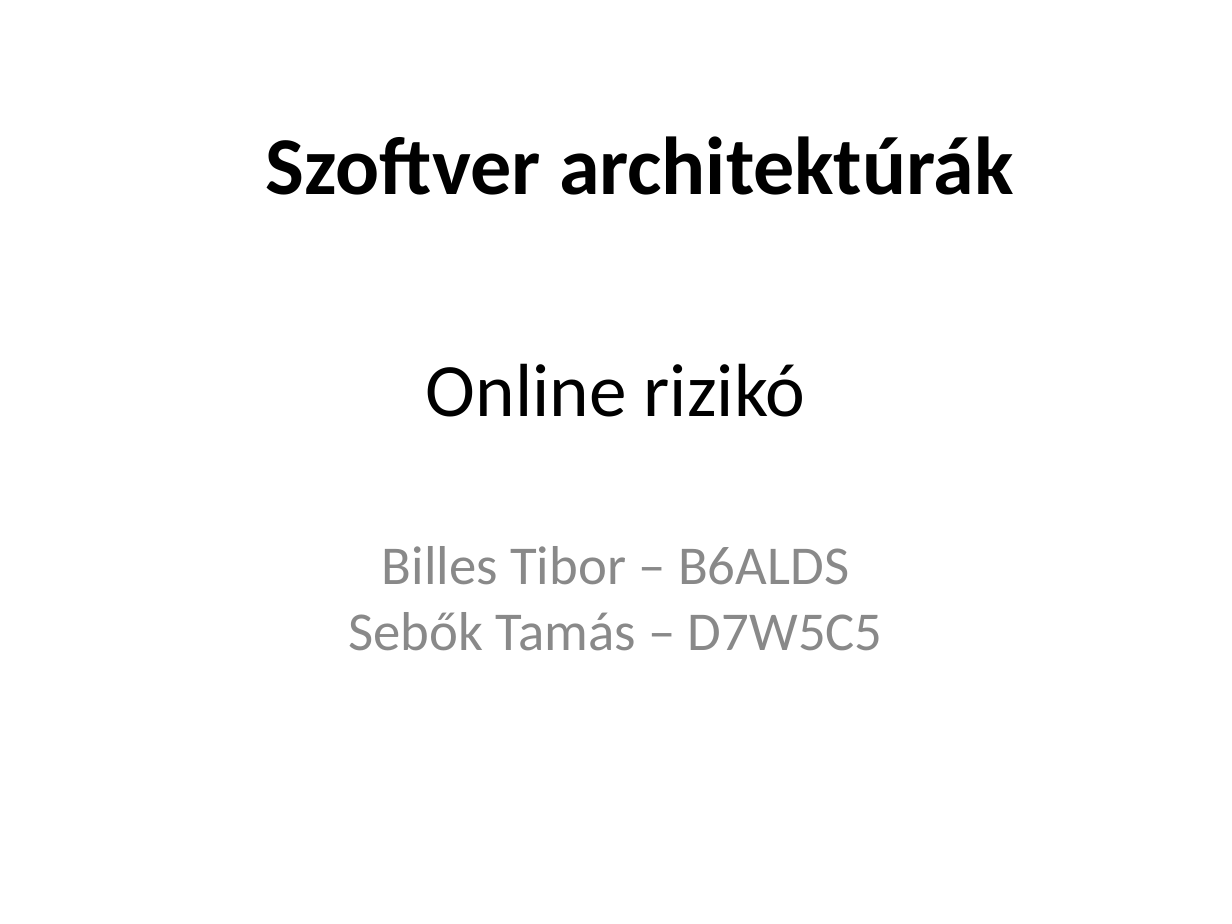
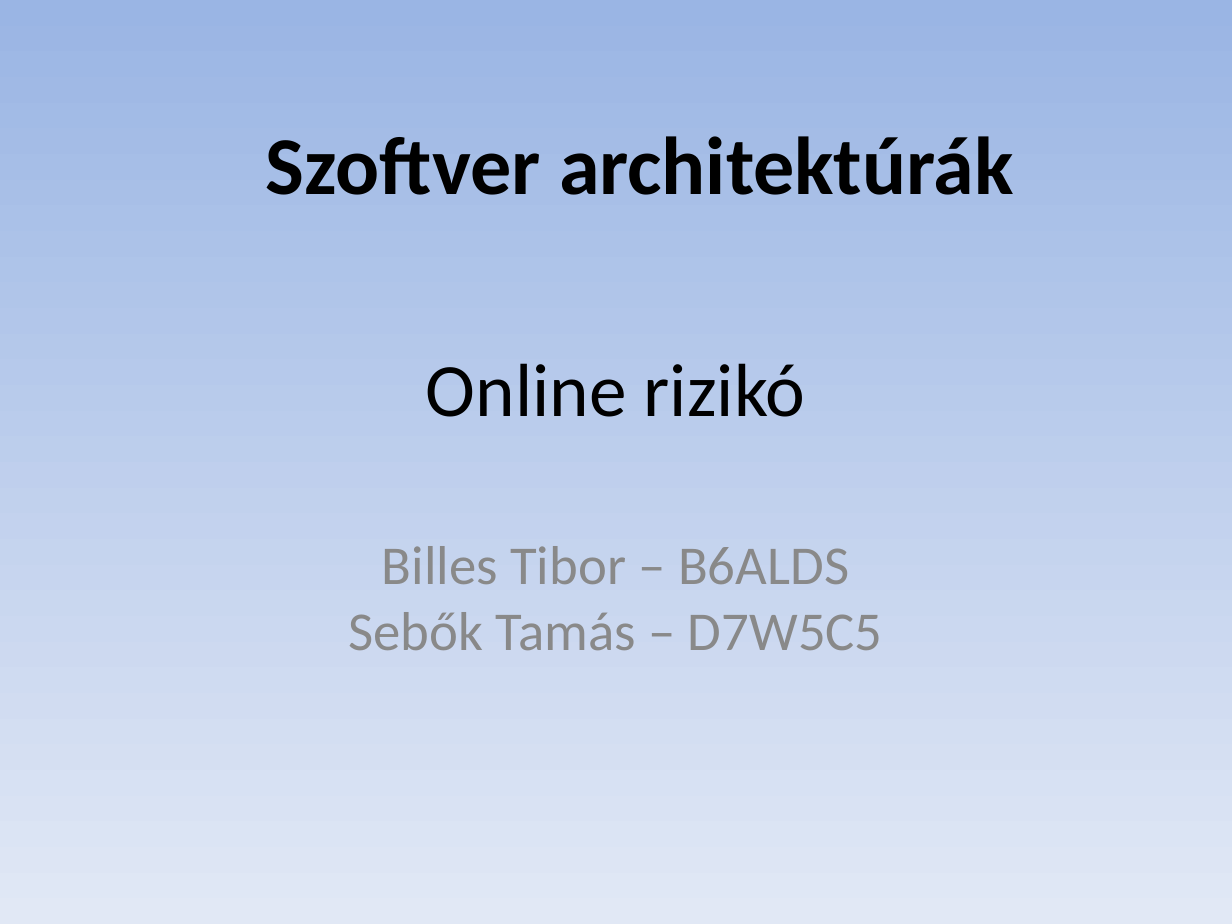
Before and after one commit to tbilles/Risk, a slide deck: slide 1 of doc/Risk_presentation.ppt. Drawn at 1232x924 pixels with LibreOffice and Linux fonts; fonts in the diff are those of the drawing. Boxes give left, top, right and bottom in pixels: in the first picture for what was removed or moved away, otherwise in the second. Text is boxed around its words. In the diff, an @@ line names an element or a change of style, - is before the commit and + after.

```diff
--- a/doc/Risk_presentation.ppt
+++ b/doc/Risk_presentation.ppt
@@ background #FFFFFF to gradient #9AB5E4 to #E1E8F5 @@
```
Also in this commit, not shown: 7 other slides changed, 3 slides added.
